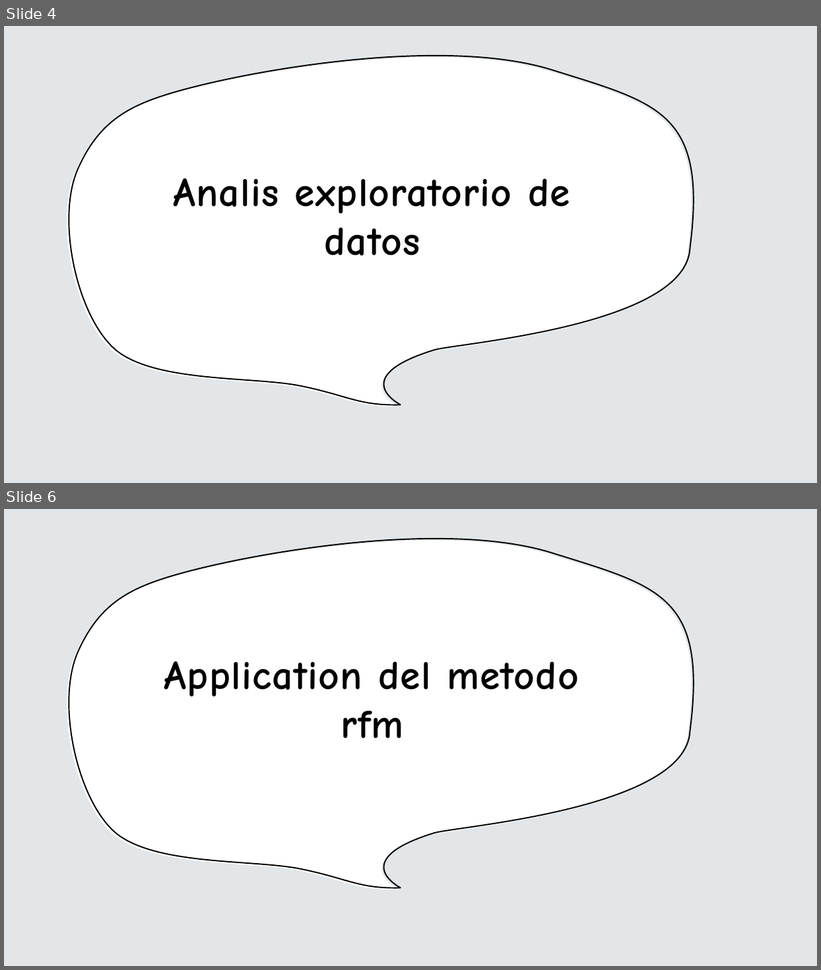
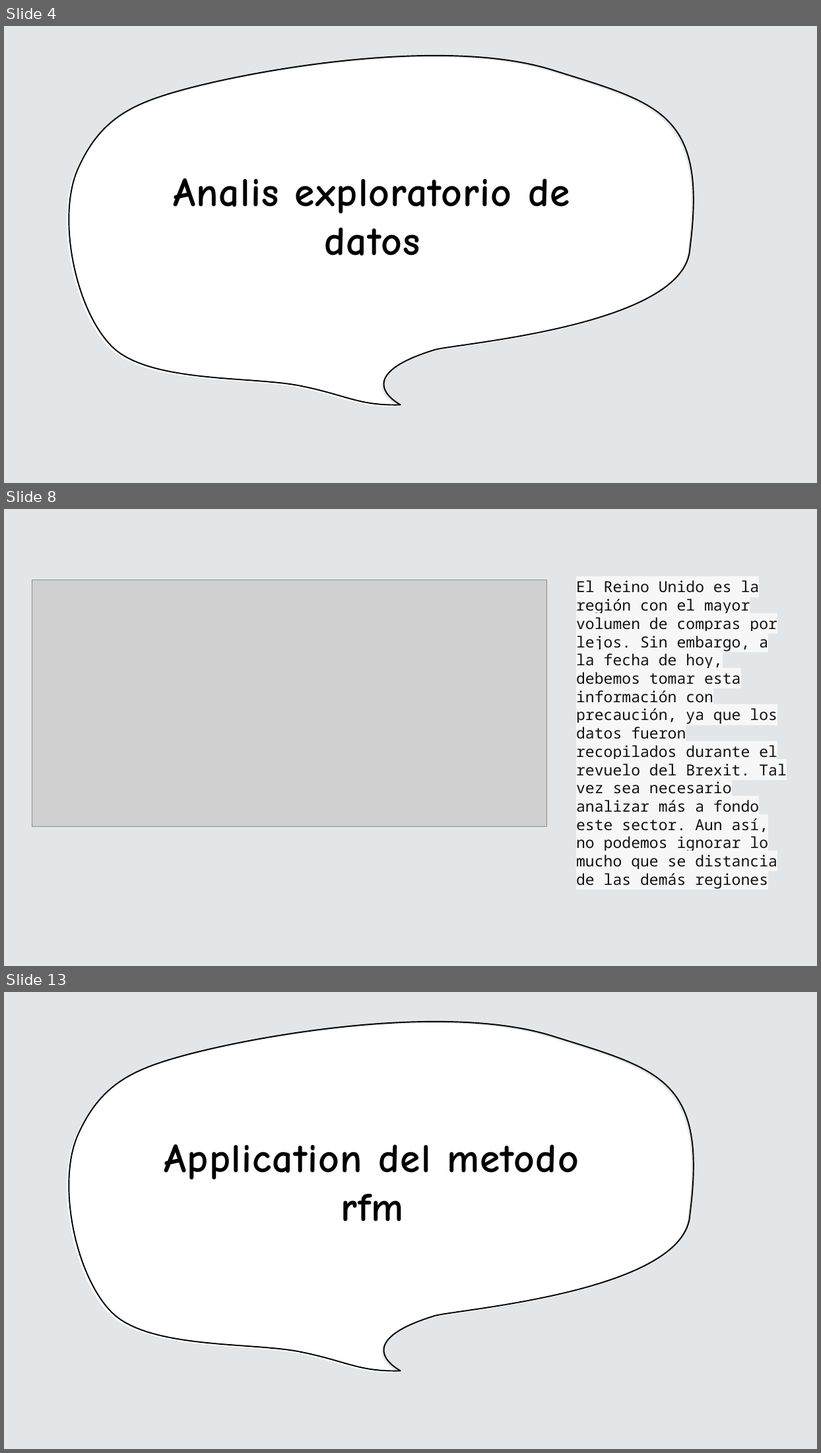
Before and after one commit to kelvin-lab/Customer-Segmentation-CLTV-Retail, a slide deck: Data/static/Esqueleto.pptx. Shown one above the other, each under a label of ours: slides 4 and 6 before the commit, slides 4, 8 and 13 after it; the slides between them are not shown. The pictures are 821x970 and 821x1453 pixels, drawn with LibreOffice and Linux fonts; fonts in the diff are those of the drawing; grey boxes stand for pictures. Boxes give left, top, right and bottom in pixels: in the first picture for what was removed or moved away, otherwise in the second. Text is boxed around its words. In the diff, an @@ line names an element or a change of style, - is before the commit and + after.

```diff
--- a/Data/static/Esqueleto.pptx
+++ b/Data/static/Esqueleto.pptx
@@ slide 8 added at (4, 509, 817, 966), background #E2E6E8 @@
@@ picture added at (32, 580, 547, 827) @@
@@ text added at (576, 580, 787, 889), 18 pt, text #111111 @@
+El Reino Unido es la región con el mayor volumen de compras por lejos. Sin embargo, a la fecha de hoy, debemos tomar esta información con precaución, ya que los datos fueron recopilados durante el revuelo del Brexit. Tal vez sea necesario analizar más a fondo este sector. Aun así, no podemos ignorar lo mucho que se distancia de las demás regiones
@@ what was slide 6 is now slide 13 @@
```
Also in this commit, not shown: 1 slide changed, 10 other slides added, 3 slides removed, 1 other file.
